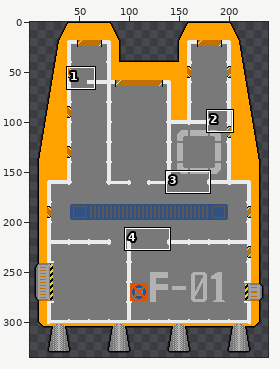
Two versions of one pixel-art file, user/ships/freighter/simpleFreighter.aseprite. Above, an overview of the earlier version with the close-up marked.
Close-up. Before the commit:
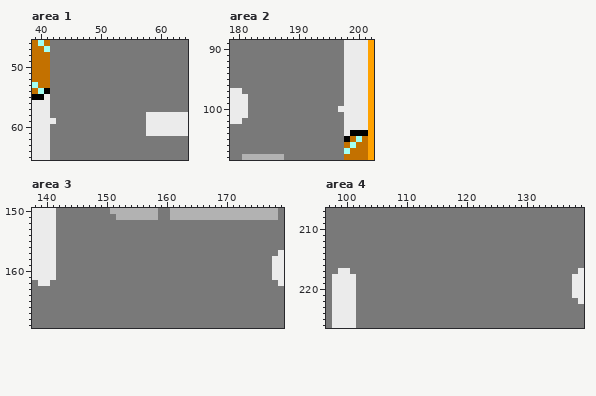
240x340 pixels, 1 frame. Shown: area 1: x 39..64, y 46..65; area 2: x 179..202, y 89..108; area 3: x 138..179, y 150..169; area 4: x 97..139, y 207..226. The wide view leaves out empty margins. The commit also changed other parts of the picture, which this record leaves out.
After:
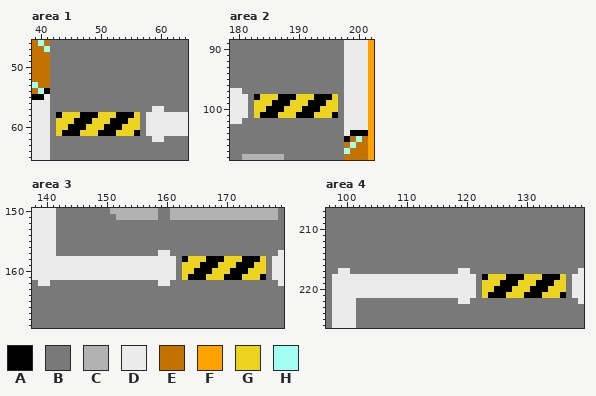
Palette (. is transparent): A #000000  B #797979  C #b2b2b2  D #ebebeb  E #c37100  F #ffa200  G #ebd320  H #a2fff3
Diff:
Area 1, layer "Layer 1":
y 57: x 59..60 BB -> DD
y 58: x 43..56 BBBBBBBBBBBBBB -> AGGGAAAGGGAAAG
y 59: x 42..56 DBBBBBBBBBBBBBB -> BGGGAAAGGGAAAGG
y 60: x 43..56 BBBBBBBBBBBBBB -> GGAAAGGGAAAGGG
y 61: x 43..56 BBBBBBBBBBBBBB -> GAAAGGGAAAGGGA
y 62: x 59..60 BB -> DD
Area 2, layer "Layer 1":
y 98: x 183..196 BBBBBBBBBBBBBB -> AGGGAAAGGGAAAG
y 99: x 183..196 BBBBBBBBBBBBBB -> GGGAAAGGGAAAGG
y 100: x 183..197 BBBBBBBBBBBBBBD -> GGAAAGGGAAAGGGB
y 101: x 183..196 BBBBBBBBBBBBBB -> GAAAGGGAAAGGGA
Area 3, layer "Layer 1":
y 157: x 159..160 BB -> DD
y 158: x 142..161 BBBBBBBBBBBBBBBBBBBB -> DDDDDDDDDDDDDDDDDDDD; x 163..176 BBBBBBBBBBBBBB -> AGGGAAAGGGAAAG
y 159: x 142..161 BBBBBBBBBBBBBBBBBBBB -> DDDDDDDDDDDDDDDDDDDD; x 163..176 BBBBBBBBBBBBBB -> GGGAAAGGGAAAGG
y 160: x 142..161 BBBBBBBBBBBBBBBBBBBB -> DDDDDDDDDDDDDDDDDDDD; x 163..176 BBBBBBBBBBBBBB -> GGAAAGGGAAAGGG
y 161: x 142..161 BBBBBBBBBBBBBBBBBBBB -> DDDDDDDDDDDDDDDDDDDD; x 163..176 BBBBBBBBBBBBBB -> GAAAGGGAAAGGGA
y 162: x 159..160 BB -> DD
Area 4, layer "Layer 1":
y 217: x 119..120 BB -> DD
y 218: x 102..121 BBBBBBBBBBBBBBBBBBBB -> DDDDDDDDDDDDDDDDDDDD; x 123..136 BBBBBBBBBBBBBB -> AGGGAAAGGGAAAG
y 219: x 102..121 BBBBBBBBBBBBBBBBBBBB -> DDDDDDDDDDDDDDDDDDDD; x 123..136 BBBBBBBBBBBBBB -> GGGAAAGGGAAAGG
y 220: x 102..121 BBBBBBBBBBBBBBBBBBBB -> DDDDDDDDDDDDDDDDDDDD; x 123..136 BBBBBBBBBBBBBB -> GGAAAGGGAAAGGG
y 221: x 102..121 BBBBBBBBBBBBBBBBBBBB -> DDDDDDDDDDDDDDDDDDDD; x 123..136 BBBBBBBBBBBBBB -> GAAAGGGAAAGGGA
y 222: x 119..120 BB -> DD
Where, in picture pixels (left, top, right, bottom), the same in both close-ups:
changed: (50, 106, 164, 142)
changed: (254, 94, 344, 118)
changed: (56, 250, 266, 286)
changed: (356, 268, 566, 304)
